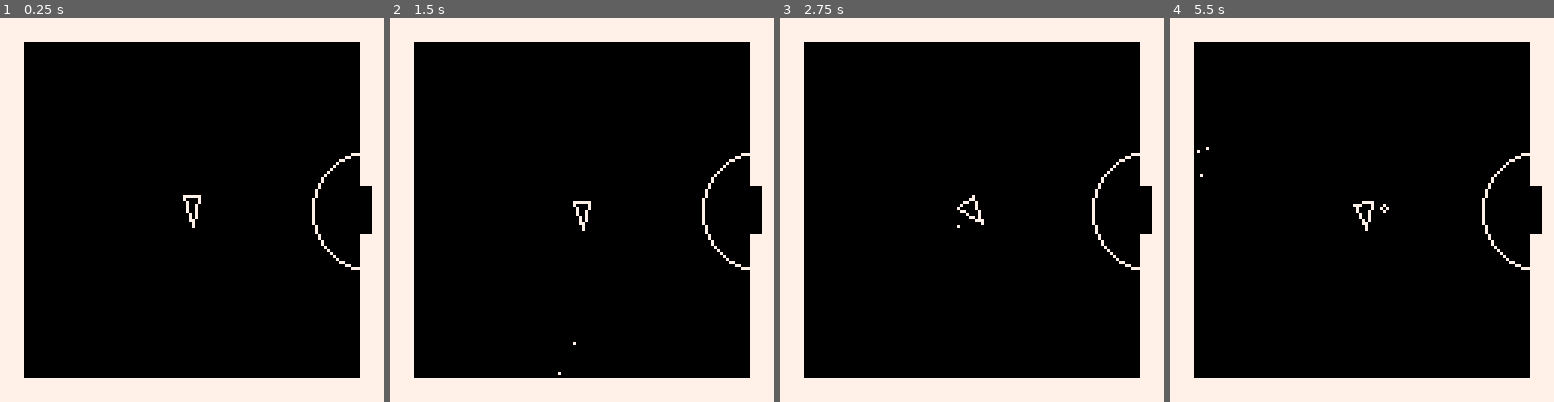
Above: before the commit, frames 1-4 (left to right).
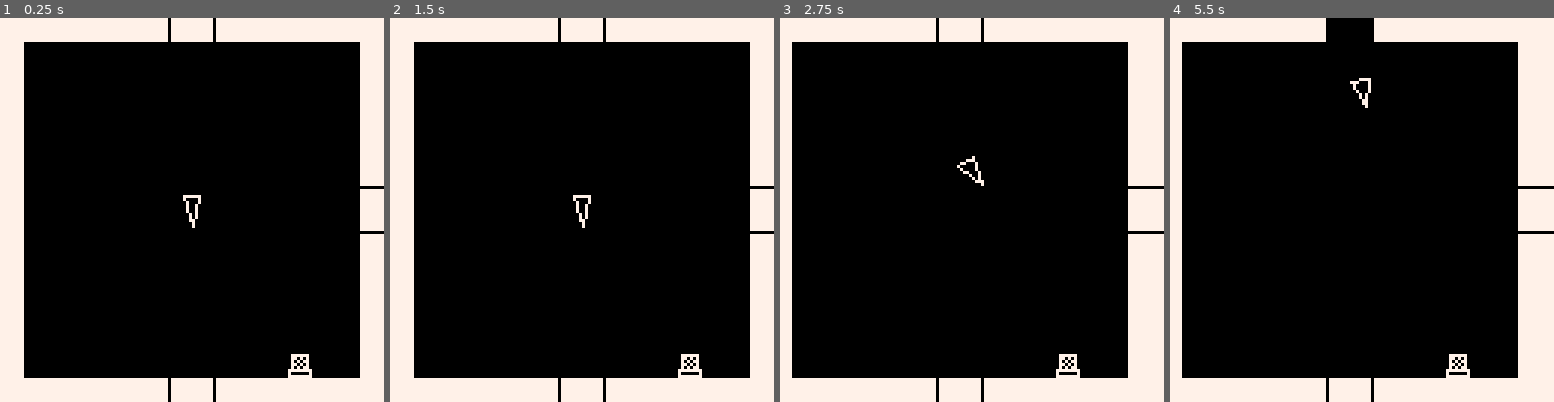
Above: after the commit, the same moments.

Repository: treveron2018/pico8
Game: PICO-8 cartridge ship.p8
Two runs of this game, one before a commit and one after it. Both use one fixed random seed, a clock stepped at 60 frames per second and the inputs below.
Inputs:
- Up to frame 1 (0.25 s): no input
- Up to frame 2 (1.5 s): tap X (X key) at 0.33, 1.07 s; tap O (Z key) at 0.7 s
- Up to frame 3 (2.75 s): hold Right 1.6-2.1 s; tap O (Z key) at 1.7, 2.1, 2.5 s; tap X (X key) at 1.85 s; hold Up 2.15-2.42 s; hold Right from 2.47 s (still down)
- Up to frame 4 (5.5 s): tap O (Z key) every 0.4 s from 2.9 to 5.3 s; tap X (X key) at 2.97, 4.08, 5.2 s; release Right at 3.03 s; hold Left 3.08-3.58 s; hold Right 4.02-4.68 s; hold Up 4.73-5.03 s; hold Left from 5.08 s (still down)

The runs differ from the first frame. In frame 1, 1.1% of the frame differs, in the area x 43-100%, y 0-100%; in frame 2, 1.3%; in frame 3, 6.7%; in frame 4, 7.4%, in the area x 3-100%, y 0-100%.

Commit message:
ship scans, fade in/out on netdecker

Diff:
--- a/netdecker.p8
+++ b/netdecker.p8
@@ -13,17 +13,10 @@
 	mob_att={1,1}
 	mob_hp={5,2}
 	wind={}
-	float={}
-	mob={}
-	_upd=update_game
-	_drw=draw_game
+	dpal={0,1,1,2,1,13,6,4,4,9,3,13,1,13,14}
 	buttbuff=-1
 	talkwind=nil
-
-	p=add_mob(1,8,96)
-	--test mob
-	add_mob(2,16,96)
-	add_mob(2,112,16)
+	start_game()
 end
 
 function _update60()
@@ -35,6 +28,25 @@
 	cls()
 	_drw()
 	drawind()
+	checkfade()
+end
+
+function start_game()
+	fadeperc=1
+	mob={}
+	dmob={}
+	float={}
+	p=add_mob(1,8,96)
+	--test mob
+	for x=0,15 do
+		for y=0, 15 do
+			if mget(x,y)==19 then
+				add_mob(2,x*8,y*8)
+			end
+		end
+	end
+	_upd=update_game
+	_drw=draw_game
 end
 
 function update_game()
@@ -46,17 +58,30 @@
 	else
 		if(buttbuff==-1)buttbuff=getbutt()
 		dobutt(buttbuff)
-		buttbuff=-1
 	end
 	upd_float()
+end
+
+function update_over()
+--	if btnp(4) then
+--		debug="works"
+--	end
+end
+
+function draw_over()
+	cls(2)
+	if btnp(4) or btnp(5) then
+		fadeout()
+		start_game()
+	end
+	print("u ded",50,50,7)
 end
 
 function draw_game()
 	map()
 	draw_mob()
 	drw_float()
-	--oprint8(debug,0,0,8)
-
+	--oprint8(mob[2].t,0,0,8)
 end
 -->8
 --player functions
@@ -79,25 +104,6 @@
 	_upd=update_pturn
 end
 
-function update_pturn()
-	if(buttbuff==-1)buttbuff=getbutt()
-	p.t=min(p.t+0.125,1)
-	p.mov(p)
-	if(p.t==1)_upd=update_game
-end
-
-function trig_bump(tle,destx,desty)
-	if tle==11 or tle==12 then
-		mset(destx,desty,3)
-	elseif tle==6 or tle==8 then
-		mset(destx,desty,tle+1)
-	elseif tle==10 then
-		mset(destx,desty,3)
-	elseif tle==13 then
-		if(destx==6 and desty==9)show_msg("it begins...",120)
-		if(destx==11 and desty==1)show_lmsg({"invasion is afoot.","","gather datacards."})
-	end
-end
 -->8
 --tools
 
@@ -125,6 +131,7 @@
 	if butt<4 then
 		move_player(butt)
 	end
+	buttbuff=-1
 end
 
 function oprint8(t,x,y,c,c2)
@@ -132,6 +139,47 @@
 		print(t,x+dirx[i]/8,y+diry[i]/8,c2)
 	end
 	print(t,x,y,c)
+end
+
+function dist(fx,fy,tx,ty)
+	return sqrt((fx-tx)^2+(fy-ty)^2)
+end
+
+function fadein()
+	local p,kmax,col,k=flr(mid(0,fadeperc,1)*100)
+	for j=1,15 do
+		col=j
+		kmax=flr(p+(j*1.46))/22
+		for k=1, kmax do
+			col=dpal[col]
+		end
+		pal(j,col,1)
+	end
+end
+
+function fadeout(spd,_wait)
+	if(not spd)spd=.04
+	if(not _wait)_wait=0
+	repeat
+		fadeperc=min(fadeperc+spd,1)
+		fadein()
+		flip()
+	until fadeperc==1
+	wait(_wait)
+end
+
+function checkfade()
+	if fadeperc>0 then
+		fadeperc=max(fadeperc-.04,0)
+		fadein()
+	end
+end
+
+function wait(_wait)
+	repeat
+		_wait-=1
+		flip()
+	until _wait<0
 end
 -->8
 --ui
@@ -204,7 +252,6 @@
 end
 
 function upd_float()
-debug="yes"
 	for f in all(float) do
 		f.y+=(f.ty-f.y)/10
 		f.t+=1
@@ -246,13 +293,22 @@
 
 function draw_mob()
 	for m in all(mob) do
-		local col=10
-		if m.flash>0 then
-			m.flash-=1
-			col=7
-		end
-		draw_spr(m.ani[get_frame(m.ani)],m.x+m.ox,m.y+m.oy,col,m._flip)
-	end
+		drawmob(m)
+	end
+	for m in all(dmob) do
+		m.dur-=1
+		if(m.dur<0)del(dmob,m)
+		if(sin(time()*8)>0)drawmob(m)
+	end
+end
+
+function drawmob(m)
+	local col=10
+	if m.flash>0 then
+		m.flash-=1
+		col=7
+	end
+	draw_spr(m.ani[get_frame(m.ani)],m.x+m.ox,m.y+m.oy,col,m._flip)
 end
 
 function getmob(x,y)
@@ -291,13 +347,13 @@
 end
 
 function mobbump(m,dx,dy)
-	mobflip(m,dx,dy)
+	mobflip(m,dx)
 	m.sox,m.soy,m.ox,m.oy=dx,dy,0,0
 	m.mov=mov_bump
 	m.t=0
 end
 
-function mobflip(m,dx,dy)
+function mobflip(m,dx)
 	if dx<0 then
 		m._flip=true
 	elseif dx>0 then
@@ -321,10 +377,86 @@
 	defm.flash=5
 	addfloat(defm.x, defm.y, "-"..attm.att, 9)
 	if defm.hp<=0 then
-		--check for game over
+		checkend()
+		add(dmob,defm)
+		defm.dur=15
 		del(mob,defm)
 	end
 end
+
+function do_ai()
+	for m in all(mob) do
+		if m!=p then
+			m.mov=nil
+			if dist(m.x,m.y,p.x,p.y)==8then
+				local dx,dy=p.x-m.x,p.y-m.y
+				mobbump(m,dx,dy)
+				hitmob(m,p)
+				_upd=update_aiturn
+			else
+				local bdst,bx,by=999,0,0
+				for i=1,4 do
+					local dx,dy=dirx[i],diry[i]
+					local tx,ty=m.x+dx,m.y+dy
+					local tle=mget(tx/8,ty/8)
+					if iswalkable(tx/8,ty/8,tle,"checkmobs")	then
+						local d=dist(tx,ty,p.x,p.y)
+						if (d<bdst) bdst,bx,by=d,dx,dy
+					end
+				end
+				mobwalk(m,bx,by)
+				_upd=update_aiturn
+			end
+		end
+	end
+end
+-->8
+--gameplay
+
+function update_pturn()
+	if(buttbuff==-1)buttbuff=getbutt()
+	p.t=min(p.t+0.125,1)
+	p.mov(p)
+	if p.t==1 then
+		_upd=update_game
+		if(checkend())do_ai()
+	end
+end
+
+function update_aiturn()
+	dobutt(buttbuff)
+	for m in all(mob) do
+		if m!=p and m.mov then
+			m.t=min(m.t+.125,1)
+			m.mov(m)
+			if(m.t==1)_upd=update_game
+		end
+	end
+end
+
+function trig_bump(tle,destx,desty)
+	if tle==11 or tle==12 then
+		mset(destx,desty,3)
+	elseif tle==6 or tle==8 then
+		mset(destx,desty,tle+1)
+	elseif tle==10 then
+		mset(destx,desty,3)
+	elseif tle==13 then
+		if(destx==6 and desty==9)show_msg("it begins...",120)
+		if(destx==11 and desty==1)show_lmsg({"invasion is afoot.","","gather datacards."})
+	end
+end
+
+function checkend()
+	if p.hp<=0 then
+		_upd=update_over
+		_drw=draw_over
+		fadeout()
+		return false
+	end
+	return true
+end
+
 __gfx__
 00000000666666606666666000000000aaaaaaa05555555000aaa0000055500000000000000000000aaaaaa00aaa00000aa0aa00aaaaaaa00000000000000000
 000000000606060066666000000000000a000a00055555000a000a000500050000aaa00000555000a000000000aa000000a0a000a00000a00000000000000000
@@ -338,7 +470,7 @@
 00000000000000000000000000000000000000000000000000000000000000000000000000000000000000000000000000000000000000000000000000000000
 00000000000000000000000000000000000000000000000000000000000000000000000000000000000000000000000000000000000000000000000000000000
 00000000000000000000000000000000000000000000000000000000000000000000000000000000000000000000000000000000000000000000000000000000
-00000000000000000000000000000000000000000000000000000000000000000000000000000000000000000000000000000000000000000000000000000000
+00000000000000000000000000090000000000000000000000000000000000000000000000000000000000000000000000000000000000000000000000000000
 00000000000000000000000000000000000000000000000000000000000000000000000000000000000000000000000000000000000000000000000000000000
 00000000000000000000000000000000000000000000000000000000000000000000000000000000000000000000000000000000000000000000000000000000
 00000000000000000000000000000000000000000000000000000000000000000000000000000000000000000000000000000000000000000000000000000000
@@ -374,7 +506,7 @@
 020b03030303030a0c0b0c0b0203030200000000000000000000000000000000000000000000000000000000000000000000000000000000000000000000000000000000000000000000000000000000000000000000000000000000000000000000000000000000000000000000000000000000000000000000000000000000
 020c0303030303020303030302020a0200000000000000000000000000000000000000000000000000000000000000000000000000000000000000000000000000000000000000000000000000000000000000000000000000000000000000000000000000000000000000000000000000000000000000000000000000000000
 020202020202020203030303020c030200000000000000000000000000000000000000000000000000000000000000000000000000000000000000000000000000000000000000000000000000000000000000000000000000000000000000000000000000000000000000000000000000000000000000000000000000000000
-020c0303030b0c0203030303020c030200000000000000000000000000000000000000000000000000000000000000000000000000000000000000000000000000000000000000000000000000000000000000000000000000000000000000000000000000000000000000000000000000000000000000000000000000000000
+020c0303130b0c0203030303020c030200000000000000000000000000000000000000000000000000000000000000000000000000000000000000000000000000000000000000000000000000000000000000000000000000000000000000000000000000000000000000000000000000000000000000000000000000000000
 0203030303030c0203030303020c030200000000000000000000000000000000000000000000000000000000000000000000000000000000000000000000000000000000000000000000000000000000000000000000000000000000000000000000000000000000000000000000000000000000000000000000000000000000
 020303030303030203030303020b030200000000000000000000000000000000000000000000000000000000000000000000000000000000000000000000000000000000000000000000000000000000000000000000000000000000000000000000000000000000000000000000000000000000000000000000000000000000
 020202020a02020203030202020b030200000000000000000000000000000000000000000000000000000000000000000000000000000000000000000000000000000000000000000000000000000000000000000000000000000000000000000000000000000000000000000000000000000000000000000000000000000000
--- a/ship.p8
+++ b/ship.p8
@@ -1,18 +1,25 @@
 pico-8 cartridge // http://www.pico-8.com
 version 41
 __lua__
+--asteroidoesn't
+
+--by treveron
+
+--todo
+--show scanned info
+--scan loading
+
 function _init()
-
 	p={
 		x=64,
 		y=64,
 		dx=0,
 		dy=0,
 		r=5,
-		px={0,0,0,0},
-		py={0,0,0,0},
-		pang={0,.4,-.4,.5},
-		poff={0,0,0,1},
+		px={0,0,0,0,0},
+		py={0,0,0,0,0},
+		pang={0,.4,-.4,.5,0},
+		poff={0,0,0,1,10},
 		rot=1,
 		rotspd=.02,
 		hp=3,
@@ -28,15 +35,34 @@
 		rspx=64,
 		rspy=64
 	}
+	scan={
+		x=0,
+		y=0,
+		r=12,
+		px={0,0,0},
+		py={0,0,0},
+		pang={0,.4,-.4}
+	}
+	scanning=false
 	bullets={}
 	propeller={}
 	bullets={}
 	particles={}
 	shwaves={}
-	vdoors={}
+
+	doors={}
+	d_x={4,0}
+	d_y={0,-4}
+	d_w={1,2}
+	d_h={2,1}
+	d_o1={4,8}
+	d_o2={8,4}
+
 	t=0
 	upd=upd_game
 	drw=drw_game
+	dirx={-1,1,0,0}
+	diry={0,0,-1,1}
 end
 
 function _update60()
@@ -47,12 +73,13 @@
 function _draw()
 	cls()
 	drw()
---	print(debug,0,0,7)
 end
 
 function upd_game()
+	camera_cntrl()
 	if(not p.isdead) then
 		upd_shp()
+		upd_scan()
 		move_shp()
 	else
 		respawn()
@@ -63,27 +90,31 @@
 	upd_shw()
 	spawn_doors()
 	upd_doors()
+	if(scanning)checkscan()
 end
 
 function drw_game()
 	map()
-	if(not p.isdead)drw_shp()
+	if not p.isdead then
+		drw_shp()
+		drw_scan()
+	end
 	drw_prop()
 	drw_bul()
 	drw_part()
 	drw_shw()
 	drw_doors()
 	--debug
-	--print(#vdoors,0, 0, 10)
+	--print(debug,p.x,p.y, 10)
 end
 -->8
 --ship
 
 function upd_shp()
-	for i=1,4 do
+	for i=1,5 do
 		p.px[i]=sin(p.rot+p.pang[i])*(p.r+p.poff[i])+p.x
 		p.py[i]=cos(p.rot+p.pang[i])*(p.r+p.poff[i])+p.y
-		if check_walls(p.px[i],p.py[i]) and not p.isdead then
+		if i!=5 and check_walls(p.px[i],p.py[i]) and not p.isdead then
 			p.isdead=true
 			sparks(p.px[i],p.py[i],50)
 			add_shwave(p.x,p.y,0,20)
@@ -101,22 +132,45 @@
 	end
 end
 
+function upd_scan()
+	scan.x, scan.y=p.px[5],p.py[5]
+	for i=1,3 do
+		scan.px[i]=sin(p.rot+scan.pang[i]+.5)*(scan.r)+scan.x
+		scan.py[i]=cos(p.rot+scan.pang[i]+.5)*(scan.r)+scan.y
+	end
+end
+
+function drw_scan()
+	if scanning then
+		for i=1,3 do
+			local o=1
+			if(i==3)o=-2
+			if(i!=2 and sin(time()*8)>0)line(scan.px[i],scan.py[i],scan.px[i+o],scan.py[i+o],7)
+		end
+	end
+end
+
 function move_shp()
 	if(btn(⬅️))p.rot-=p.rotspd
 	if(btn(➡️))p.rot+=p.rotspd
 	if(p.rot>1)p.rot=-1
-	if btn(🅾️) then
+	if btn(⬆️) then
 		thrust()
 		propel()
 	end
 	if(btnp(❎))shoot()
+	if btn(🅾️) then
+		scanning=true
+	else
+		scanning=false
+	end
 
 	if(p.dx>0)p.dx-=p.frc
 	if(p.dx<0)p.dx+=p.frc
 	if(p.dy>0)p.dy-=p.frc
 	if(p.dy<0)p.dy+=p.frc
 
-	check_pos(p)
+	--check_pos(p)
 end
 
 function check_pos(c)
@@ -182,7 +236,7 @@
 		if(b.age==0)del(bullets,b)
 		b.x+=b.dx
 		b.y+=b.dy
-		check_pos(b)
+	--	check_pos(b)
 		if check_walls(b.x,b.y) then
 			sparks(b.x,b.y,5)
 			del(bullets,b)
@@ -200,11 +254,31 @@
 	p.rspt+=1
 	if p.rspt==p.rsp-30 then
 		p.x,p.y=p.rspx,p.rspy
+		upd_shp()
 		add_shwave(p.x,p.y,20,0)
 	end
 	if p.rspt>=p.rsp then
 		p.isdead,p.rspt,p.dx,p.dy=false,0,0,0
-		upd_shp()
+	end
+end
+
+function checkscan()
+	local c1={
+		x=scan.x,
+		y=scan.y,
+		r=scan.r/1.75
+	}
+	for _x=1,31 do
+		for _y=1,31 do
+			if fget(mget(_x,_y),2) then
+				local c2={
+					x=_x*8+4,
+					y=_y*8+4,
+					r=4
+				}
+				if(circxcirc(c1,c2))debug=true
+			end
+		end
 	end
 end
 -->8
@@ -278,83 +352,152 @@
 function dist(p1,p2)
 	return sqrt((p1.x-p2.x)^2+(p1.y-p2.y)^2)
 end
+
+function camera_cntrl()
+	local cx,cy=p.x-64, p.y-64
+	if(cx<0)cx=0
+	if(cy<0)cy=0
+	if(cx>128)cx=128
+	if(cy>128)cy=128
+	camera(cx,cy)
+end
+
+function circxcirc(c1,c2)
+	if (dist(c1,c2)<c1.r+c2.r) return true
+	return false
+end
+
+function outline(x,y,txt)
+	for i=1,4 do
+		palt(0,true)
+		print(txt,x+dirx[i],y+diry[i],0)
+		palt()
+	end
+	print(txt,x,y,7)
+end
 -->8
 --map
 
 function spawn_doors()
-	for x=0, 15 do
-		for y=0, 15 do
-			if mget(x,y)==2 then
+	for x=0, 31 do
+		for y=0, 31 do
+			local tle=mget(x,y)
+			if tle==2 then
+				add_door(x,y,6,1,2,4,8)
 				mset(x,y,0)
-				add_vdoor(x,y)
+			elseif tle==3 then
+				mset(x,y,0)
+				add_door(x,y,4,2,1,8,4)
 			end
 		end
 	end
 end
 
-function add_vdoor(_x,_y)
+function add_door(_x,_y,_spr,_w,_h,_o1,_o2)
 	local d={
-		x=_x*8+4,
+		x=_x*8,
 		y=_y*8,
-		w=8,
-		h=16,
+		w=_w,
+		h=_h,
+		spt=_spr,
 		o=0,
 		closed=true,
-		opening=false
+		opening=false,
+		closing=false
 	}
 	d.sensor={
-		x=d.x,
-		y=d.y+8,
-		r=20
+		x=d.x+_o1,
+		y=d.y+_o2,
+		r=30
 	}
-	add(vdoors,d)
+	add(doors,d)
 end
 
 function upd_doors()
-	for d in all(vdoors) do
+	for d in all(doors) do
+		local isnear=false
 		for i=1,3 do
 			local p={x=p.px[i],y=p.py[i]}
-			if dist(p, d.sensor)<d.sensor.r then
-				d.closed=false
-				return
-			else d.closed=true
+			if(dist(p, d.sensor)<d.sensor.r) isnear=true
+		end
+		if isnear then
+			if d.closed
+			and not d.opening
+			and not d.closing then
+				d.opening=true
 			end
+		else
+			if not d.closed
+			and not d.closing then
+				d.closing=true
+		end
+	end
+	if d.opening then
+		if d.h>d.w then
+			d.y-=1
+		else
+			d.x-=1
+		end
+		d.o+=1
+		if d.o==16 then
+			d.opening=false
+			d.closed=false
+			d.o=0
+		end
+	elseif d.closing then
+		if d.h>d.w then
+			d.y+=1
+			else
+				d.x+=1
+			end
+			d.o+=1
+			if d.o==16 then
+				d.closing=false
+				d.closed=true
+				d.o=0
+			end
 		end
 	end
 end
 
 function drw_doors()
-	for d in all(vdoors) do
-		if(d.closed)rectfill(d.x,d.y,d.x+d.w-1,d.y+d.h-1,7)
-		circ(d.sensor.x, d.sensor.y, d.sensor.r)
+	for d in all(doors) do
+		spr(d.spt,d.x,d.y,d.w,d.h)
 	end
 end
 __gfx__
-00000000777777770000777700000000000000000000000000000000000000000000000000000000000000000000000000000000000000000000000000000000
-00000000777777770000777700000000000000000000000000000000000000000000000000000000000000000000000000000000000000000000000000000000
-00700700777777770000777700000000000000000000000000000000000000000000000000000000000000000000000000000000000000000000000000000000
-00077000777777770000777700000000000000000000000000000000000000000000000000000000000000000000000000000000000000000000000000000000
-00077000777777770000777700000000000000000000000000000000000000000000000000000000000000000000000000000000000000000000000000000000
-00700700777777770000777700000000000000000000000000000000000000000000000000000000000000000000000000000000000000000000000000000000
-00000000777777770000777700000000000000000000000000000000000000000000000000000000000000000000000000000000000000000000000000000000
-00000000777777770000777700000000000000000000000000000000000000000000000000000000000000000000000000000000000000000000000000000000
+00000000777777779555555995555559077777777777777000000000077777700000000000000000000000000000000000000000000000000000000000000000
+00000000777777779555555995555559077777777777777077777777077070700000000000000000000000000000000000000000000000000000000000000000
+00700700777777775955559595555559077777777777777077777777070707700000000000000000000000000000000000000000000000000000000000000000
+00077000777777775955559595555559077777777777777077777777077070700000000000000000000000000000000000000000000000000000000000000000
+00077000777777775595595599999999077777777777777077777777070707700000000000000000000000000000000000000000000000000000000000000000
+00700700777777775595595595555559077777777777777077777777777777770000000000000000000000000000000000000000000000000000000000000000
+00000000777777775559955595555559077777777777777077777777700000070000000000000000000000000000000000000000000000000000000000000000
+00000000777777775559955595555559077777777777777077777777777777770000000000000000000000000000000000000000000000000000000000000000
+00000000000000000000000000000000000000000000000077777777000000000000000000000000000000000000000000000000000000000000000000000000
+00000000000000000000000000000000000000000000000077777777000000000000000000000000000000000000000000000000000000000000000000000000
+00000000000000000000000000000000000000000000000077777777000000000000000000000000000000000000000000000000000000000000000000000000
+00000000000000000000000000000000000000000000000077777777000000000000000000000000000000000000000000000000000000000000000000000000
+00000000000000000000000000000000000000000000000077777777000000000000000000000000000000000000000000000000000000000000000000000000
+00000000000000000000000000000000000000000000000077777777000000000000000000000000000000000000000000000000000000000000000000000000
+00000000000000000000000000000000000000000000000077777777000000000000000000000000000000000000000000000000000000000000000000000000
 __gff__
-0001000000000000000000000000000000000000000000000000000000000000000000000000000000000000000000000000000000000000000000000000000000000000000000000000000000000000000000000000000000000000000000000000000000000000000000000000000000000000000000000000000000000000
+0003000000000005000000000000000000000000000000000000000000000000000000000000000000000000000000000000000000000000000000000000000000000000000000000000000000000000000000000000000000000000000000000000000000000000000000000000000000000000000000000000000000000000
 0000000000000000000000000000000000000000000000000000000000000000000000000000000000000000000000000000000000000000000000000000000000000000000000000000000000000000000000000000000000000000000000000000000000000000000000000000000000000000000000000000000000000000
 __map__
-0101010101010101010101010101010100000000000000000000000000000000000000000000000000000000000000000000000000000000000000000000000000000000000000000000000000000000000000000000000000000000000000000000000000000000000000000000000000000000000000000000000000000000
-0100000000000000000000000000000100000000000000000000000000000000000000000000000000000000000000000000000000000000000000000000000000000000000000000000000000000000000000000000000000000000000000000000000000000000000000000000000000000000000000000000000000000000
-0100000000000000000000000000000100000000000000000000000000000000000000000000000000000000000000000000000000000000000000000000000000000000000000000000000000000000000000000000000000000000000000000000000000000000000000000000000000000000000000000000000000000000
-0100000000000000000000000000000100000000000000000000000000000000000000000000000000000000000000000000000000000000000000000000000000000000000000000000000000000000000000000000000000000000000000000000000000000000000000000000000000000000000000000000000000000000
-0100000000000000000000000000000100000000000000000000000000000000000000000000000000000000000000000000000000000000000000000000000000000000000000000000000000000000000000000000000000000000000000000000000000000000000000000000000000000000000000000000000000000000
-0100000000000000000000000000000100000000000000000000000000000000000000000000000000000000000000000000000000000000000000000000000000000000000000000000000000000000000000000000000000000000000000000000000000000000000000000000000000000000000000000000000000000000
-0100000000000000000000000000000100000000000000000000000000000000000000000000000000000000000000000000000000000000000000000000000000000000000000000000000000000000000000000000000000000000000000000000000000000000000000000000000000000000000000000000000000000000
-0100000000000000000000000000000200000000000000000000000000000000000000000000000000000000000000000000000000000000000000000000000000000000000000000000000000000000000000000000000000000000000000000000000000000000000000000000000000000000000000000000000000000000
+0101010101010103000101010101010101010101010101010101010101010101000000000000000000000000000000000000000000000000000000000000000000000000000000000000000000000000000000000000000000000000000000000000000000000000000000000000000000000000000000000000000000000000
+0100000000000000000000000000000101000000000000000000000000000001000000000000000000000000000000000000000000000000000000000000000000000000000000000000000000000000000000000000000000000000000000000000000000000000000000000000000000000000000000000000000000000000
+0100000000000000000000000000000101000000000000000000000000000001000000000000000000000000000000000000000000000000000000000000000000000000000000000000000000000000000000000000000000000000000000000000000000000000000000000000000000000000000000000000000000000000
+0100000000000000000000000000000101000000000000000000000000000001000000000000000000000000000000000000000000000000000000000000000000000000000000000000000000000000000000000000000000000000000000000000000000000000000000000000000000000000000000000000000000000000
+0100000000000000000000000000000101000000000000000000000000000001000000000000000000000000000000000000000000000000000000000000000000000000000000000000000000000000000000000000000000000000000000000000000000000000000000000000000000000000000000000000000000000000
+0100000000000000000000000000000101000000000000000000000000000001000000000000000000000000000000000000000000000000000000000000000000000000000000000000000000000000000000000000000000000000000000000000000000000000000000000000000000000000000000000000000000000000
+0100000000000000000000000000000101000000000000000000000000000001000000000000000000000000000000000000000000000000000000000000000000000000000000000000000000000000000000000000000000000000000000000000000000000000000000000000000000000000000000000000000000000000
+0100000000000000000000000000000202000000000000000000000000000002000000000000000000000000000000000000000000000000000000000000000000000000000000000000000000000000000000000000000000000000000000000000000000000000000000000000000000000000000000000000000000000000
 0100000000000000000000000000000000000000000000000000000000000000000000000000000000000000000000000000000000000000000000000000000000000000000000000000000000000000000000000000000000000000000000000000000000000000000000000000000000000000000000000000000000000000
-0100000000000000000000000000000100000000000000000000000000000000000000000000000000000000000000000000000000000000000000000000000000000000000000000000000000000000000000000000000000000000000000000000000000000000000000000000000000000000000000000000000000000000
-0100000000000000000000000000000100000000000000000000000000000000000000000000000000000000000000000000000000000000000000000000000000000000000000000000000000000000000000000000000000000000000000000000000000000000000000000000000000000000000000000000000000000000
-0100000000000000000000000000000100000000000000000000000000000000000000000000000000000000000000000000000000000000000000000000000000000000000000000000000000000000000000000000000000000000000000000000000000000000000000000000000000000000000000000000000000000000
-0100000000000000000000000000000100000000000000000000000000000000000000000000000000000000000000000000000000000000000000000000000000000000000000000000000000000000000000000000000000000000000000000000000000000000000000000000000000000000000000000000000000000000
-0100000000000000000000000000000100000000000000000000000000000000000000000000000000000000000000000000000000000000000000000000000000000000000000000000000000000000000000000000000000000000000000000000000000000000000000000000000000000000000000000000000000000000
-0100000000000000000000000000000100000000000000000000000000000000000000000000000000000000000000000000000000000000000000000000000000000000000000000000000000000000000000000000000000000000000000000000000000000000000000000000000000000000000000000000000000000000
-0101010101010101010101010101010100000000000000000000000000000000000000000000000000000000000000000000000000000000000000000000000000000000000000000000000000000000000000000000000000000000000000000000000000000000000000000000000000000000000000000000000000000000
+0100000000000000000000000000000101000000000000000000000000000001000000000000000000000000000000000000000000000000000000000000000000000000000000000000000000000000000000000000000000000000000000000000000000000000000000000000000000000000000000000000000000000000
+0100000000000000000000000000000101000000000000000000000000000001000000000000000000000000000000000000000000000000000000000000000000000000000000000000000000000000000000000000000000000000000000000000000000000000000000000000000000000000000000000000000000000000
+0100000000000000000000000000000101000000000000000000000000000001000000000000000000000000000000000000000000000000000000000000000000000000000000000000000000000000000000000000000000000000000000000000000000000000000000000000000000000000000000000000000000000000
+0100000000000000000000000000000101000000000000000000000000000001000000000000000000000000000000000000000000000000000000000000000000000000000000000000000000000000000000000000000000000000000000000000000000000000000000000000000000000000000000000000000000000000
+0100000000000000000000000000000101000000000000000000000000000001000000000000000000000000000000000000000000000000000000000000000000000000000000000000000000000000000000000000000000000000000000000000000000000000000000000000000000000000000000000000000000000000
+0100000000000000000000000700000101000000000000000000000000000001000000000000000000000000000000000000000000000000000000000000000000000000000000000000000000000000000000000000000000000000000000000000000000000000000000000000000000000000000000000000000000000000
+0101010101010103000101010101010101010101010101010101010101010101000000000000000000000000000000000000000000000000000000000000000000000000000000000000000000000000000000000000000000000000000000000000000000000000000000000000000000000000000000000000000000000000
